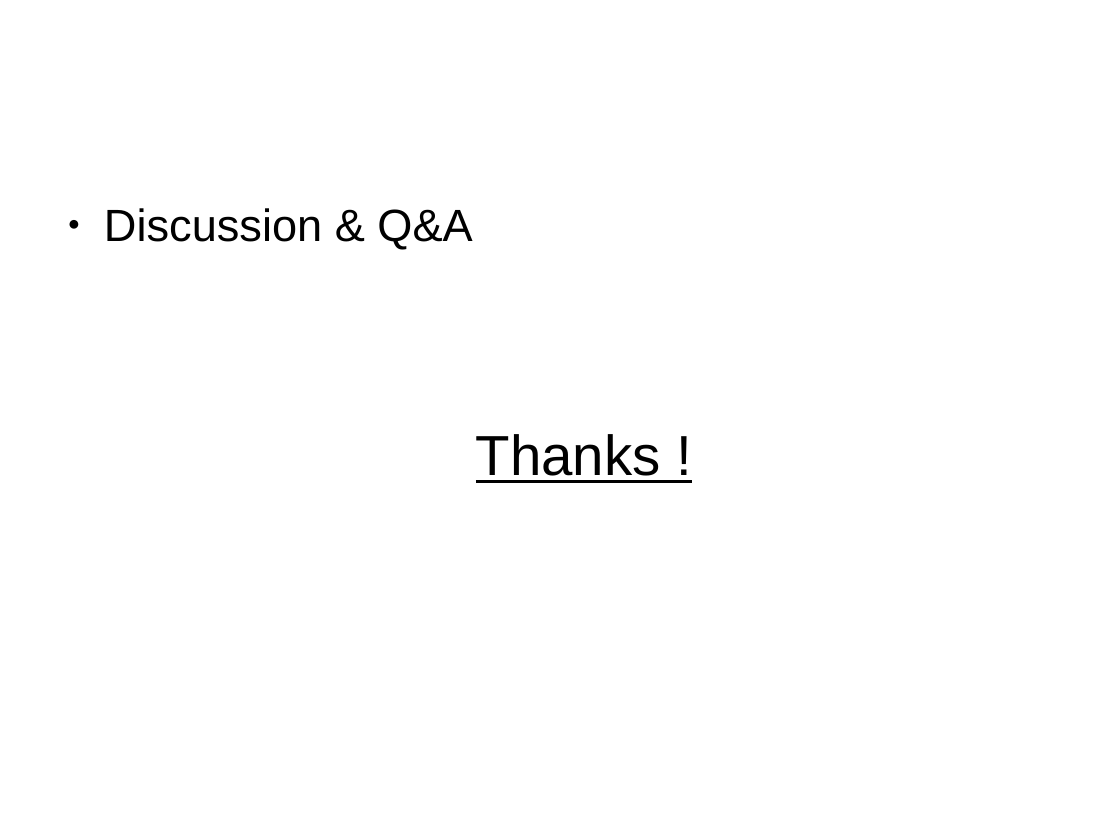
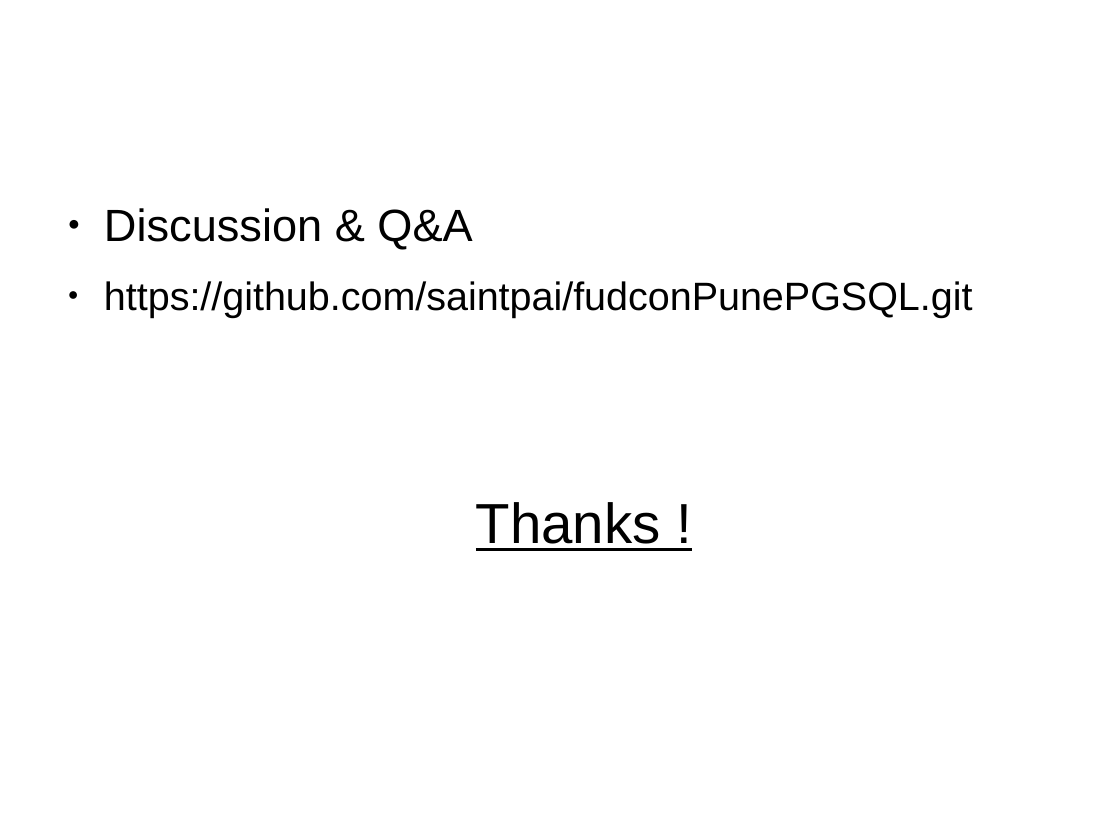
Before and after one commit to saintpai/fudconPunePGSQL, a slide deck: slide 6 of mkpai-pgsql-fudcon-2015.odp. Drawn at 1120x840 pixels with LibreOffice and Linux fonts; fonts in the diff are those of the drawing. Boxes give left, top, right and bottom in pixels: in the first picture for what was removed or moved away, otherwise in the second. Text is boxed around its words. In the diff, an @@ line names an element or a change of style, - is before the commit and + after.

Commit message:
Added github repo reference to preso

```diff
--- a/mkpai-pgsql-fudcon-2015.odp
+++ b/mkpai-pgsql-fudcon-2015.odp
@@ text at (x1=104, y1=281, x2=972, y2=318): paragraph added @@
+● https://github.com/saintpai/fudconPunePGSQL.git
```
